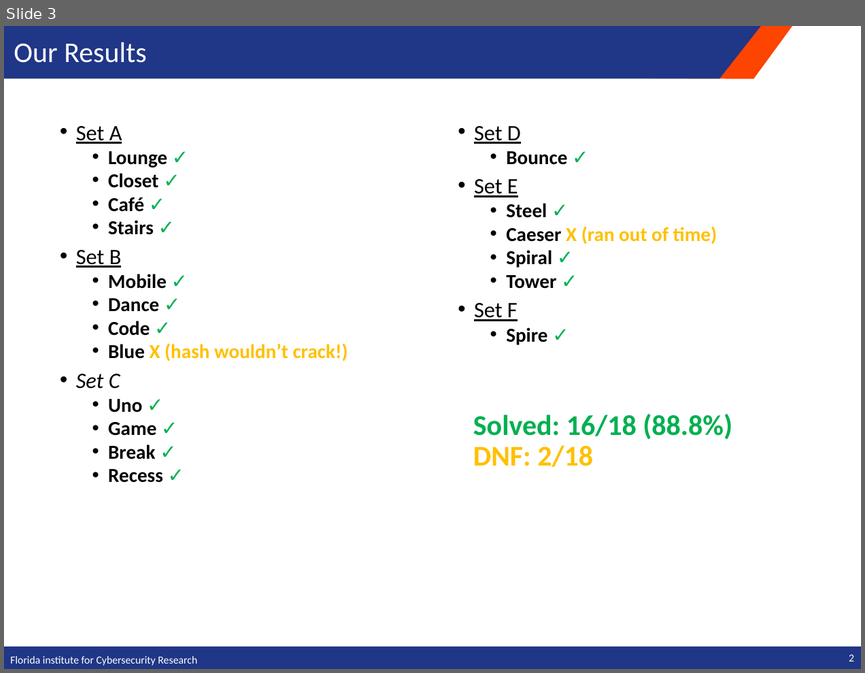
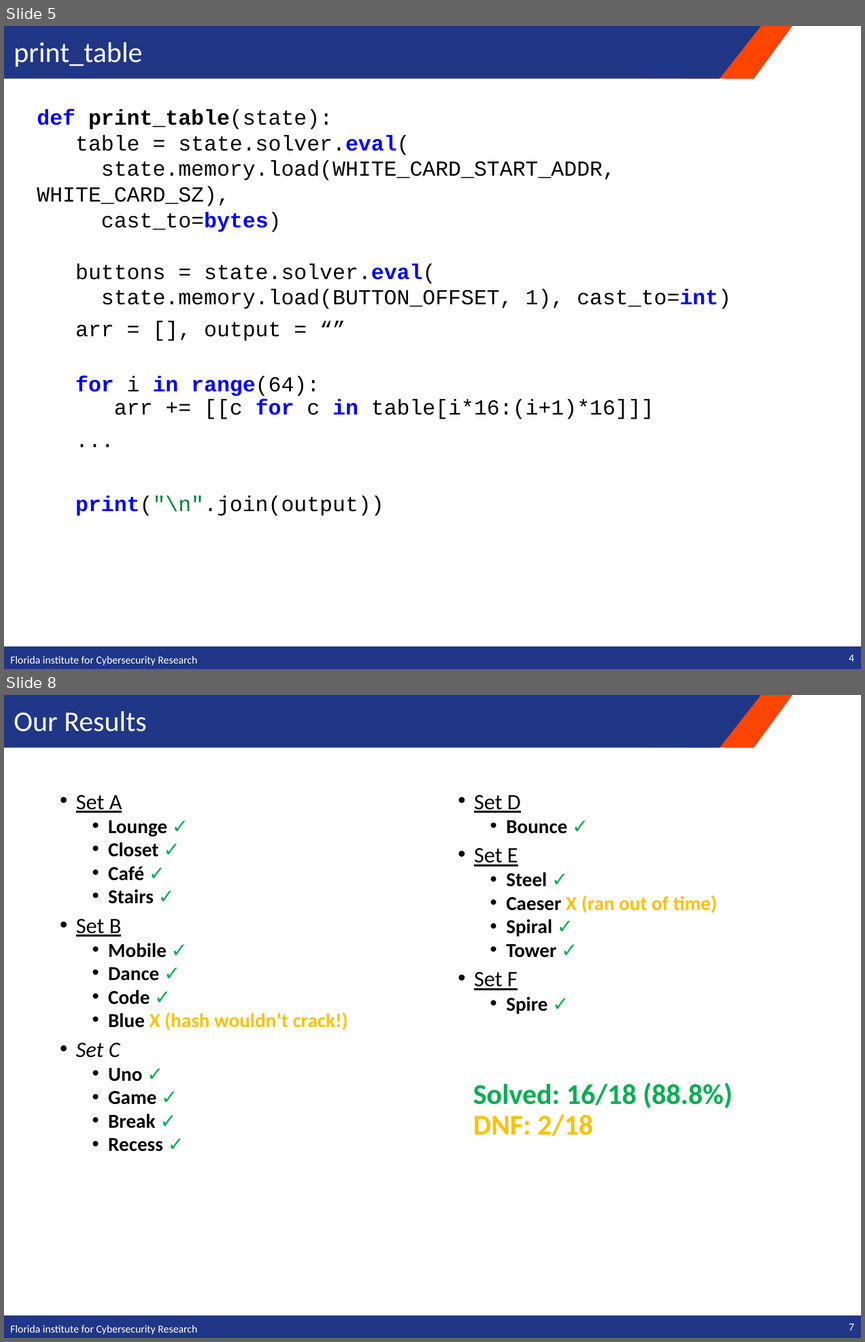
Before and after one commit to ufsit/csawesc19, a slide deck: presentation/csawesc19-kernel-sanders.pptx. Shown one above the other, each under a label of ours: slide 3 before the commit, slides 5 and 8 after it; the slides between them are not shown. The pictures are 865x673 and 865x1342 pixels, drawn with LibreOffice and Linux fonts; fonts in the diff are those of the drawing; background and template pictures are left out. Boxes give left, top, right and bottom in pixels: in the first picture for what was removed or moved away, otherwise in the second. Text is boxed around its words. In the diff, an @@ line names an element or a change of style, - is before the commit and + after.

```diff
--- a/presentation/csawesc19-kernel-sanders.pptx
+++ b/presentation/csawesc19-kernel-sanders.pptx
@@ slide 5 added at box(4, 26, 861, 669), background #FFFFFF; not listed: 3 template elements that a slide beside it also shows @@
@@ title added at box(14, 42, 142, 67), 24 pt, text #FFFFFF @@
+print_table
@@ text added at box(37, 109, 731, 516), 18 pt, text #000000 @@
+def print_table(state):
+table = state.solver.eval(
+state.memory.load(WHITE_CARD_START_ADDR, WHITE_CARD_SZ),
+cast_to=bytes)
+buttons = state.solver.eval(
+state.memory.load(BUTTON_OFFSET, 1), cast_to=int)
+arr = [], output = “”
+for i in range(64):
+arr += [[c for c in table[i*16:(i+1)*16]]]
+...
+print("\n".join(output))
@@ text added at box(10, 656, 197, 665), 9 pt, text #FFFFFF @@
+Florida institute for Cybersecurity Research
@@ page number added at box(849, 654, 854, 661), 9 pt, text #FFFFFF @@
+4
@@ what was slide 3 is now slide 8 @@
@@ page number at box(849, 1323, 854, 1330): text changed @@
-2
+7
```
Also in this commit, not shown: 4 slides changed, 4 other slides added.
